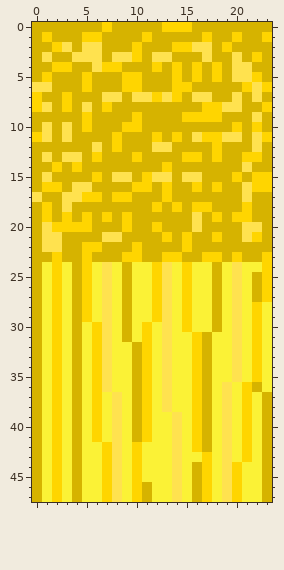
One commit to this pixel-art file: graphics/tallgrass1.ase. Above, as it was before the edit.
24x48 pixels, 1 frame.
Now the later version:
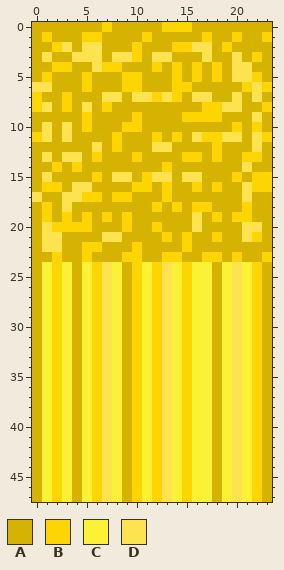
Palette (. is transparent): A #d6b300  B #ffd500  C #fbf236  D #ffe24f
Changes in this commit:
{"y":24,"x":5,"old":"BC","new":"CB"}
{"y":24,"x":10,"old":"C","new":"B"}
{"y":24,"x":22,"old":"CB","new":"BA"}
{"y":25,"x":5,"old":"BC","new":"CB"}
{"y":25,"x":10,"old":"C","new":"B"}
{"y":25,"x":22,"old":"AB","new":"BA"}
{"y":26,"x":5,"old":"BC","new":"CB"}
{"y":26,"x":10,"old":"C","new":"B"}
{"y":26,"x":22,"old":"AB","new":"BA"}
{"y":27,"x":5,"old":"BC","new":"CB"}
{"y":27,"x":10,"old":"C","new":"B"}
{"y":27,"x":22,"old":"AB","new":"BA"}
{"y":28,"x":5,"old":"BC","new":"CB"}
{"y":28,"x":10,"old":"C","new":"B"}
{"y":28,"x":23,"old":"C","new":"A"}
{"y":29,"x":5,"old":"BC","new":"CB"}
{"y":29,"x":10,"old":"C","new":"B"}
{"y":29,"x":23,"old":"C","new":"A"}
{"y":30,"x":10,"old":"CBC","new":"BCB"}
{"y":30,"x":23,"old":"C","new":"A"}
{"y":31,"x":10,"old":"CBC","new":"BCB"}
{"y":31,"x":15,"old":"CBAC","new":"BCCA"}
{"y":31,"x":23,"old":"C","new":"A"}
{"y":32,"x":9,"old":"CABC","new":"ABCB"}
{"y":32,"x":15,"old":"CBAC","new":"BCCA"}
{"y":32,"x":23,"old":"C","new":"A"}
{"y":33,"x":9,"old":"CABC","new":"ABCB"}
{"y":33,"x":15,"old":"CBAC","new":"BCCA"}
{"y":33,"x":23,"old":"C","new":"A"}
{"y":34,"x":9,"old":"CABC","new":"ABCB"}
{"y":34,"x":15,"old":"CBAC","new":"BCCA"}
{"y":34,"x":23,"old":"C","new":"A"}
{"y":35,"x":9,"old":"CABC","new":"ABCB"}
{"y":35,"x":15,"old":"CBAC","new":"BCCA"}
{"y":35,"x":23,"old":"C","new":"A"}
{"y":36,"x":9,"old":"CABC","new":"ABCB"}
{"y":36,"x":15,"old":"CBACDCBAC","new":"BCCACDCBA"}
{"y":37,"x":7,"old":"CDCABC","new":"DCABCB"}
{"y":37,"x":15,"old":"CBACDCBC","new":"BCCACDCB"}
{"y":38,"x":7,"old":"CDCABC","new":"DCABCB"}
{"y":38,"x":15,"old":"CBACDCBC","new":"BCCACDCB"}
{"y":39,"x":7,"old":"CDCABCCDCBACDCBC","new":"DCABCBDCBCCACDCB"}
{"y":40,"x":7,"old":"CDCABCCDCBACDCBC","new":"DCABCBDCBCCACDCB"}
{"y":41,"x":7,"old":"CDCABCCDCBACDCBC","new":"DCABCBDCBCCACDCB"}
{"y":42,"x":6,"old":"CBDC","new":"BDCA"}
{"y":42,"x":12,"old":"CCDCBACDCBC","new":"BDCBCCACDCB"}
{"y":43,"x":6,"old":"CBDC","new":"BDCA"}
{"y":43,"x":12,"old":"CCDC","new":"BDCB"}
{"y":43,"x":17,"old":"BCDCBC","new":"CACDCB"}
{"y":44,"x":6,"old":"CBDC","new":"BDCA"}
{"y":44,"x":12,"old":"CCDCABCDB","new":"BDCBCCACD"}
{"y":44,"x":22,"old":"C","new":"B"}
{"y":45,"x":6,"old":"CBDC","new":"BDCA"}
{"y":45,"x":12,"old":"CCDCABCDB","new":"BDCBCCACD"}
{"y":45,"x":22,"old":"C","new":"B"}
{"y":46,"x":6,"old":"CBDC","new":"BDCA"}
{"y":46,"x":11,"old":"ACCDCABCDB","new":"CBDCBCCACD"}
{"y":46,"x":22,"old":"C","new":"B"}
{"y":47,"x":6,"old":"CBDC","new":"BDCA"}
{"y":47,"x":11,"old":"ACCDCABCDB","new":"CBDCBCCACD"}
{"y":47,"x":22,"old":"C","new":"B"}
